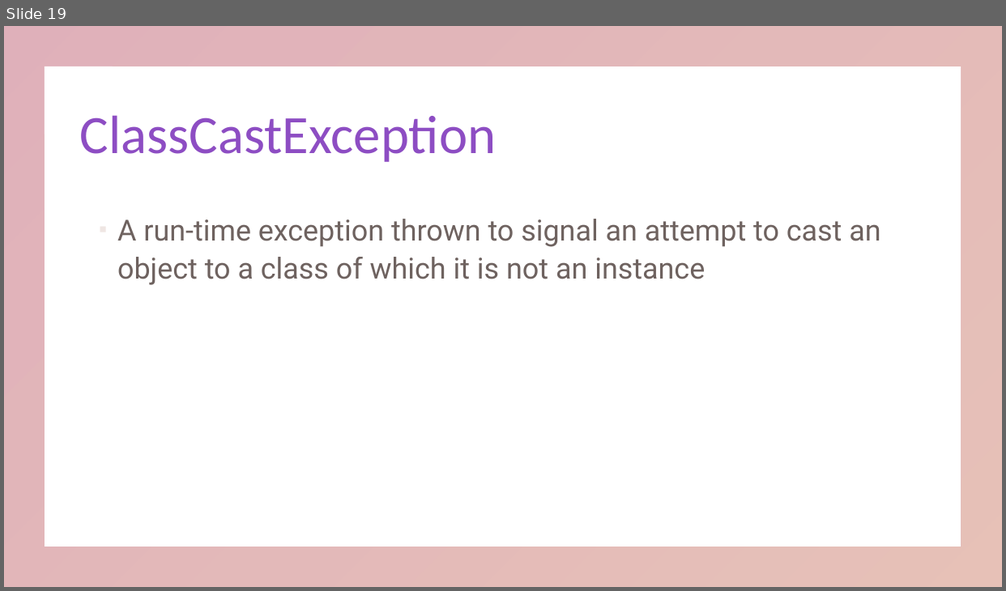
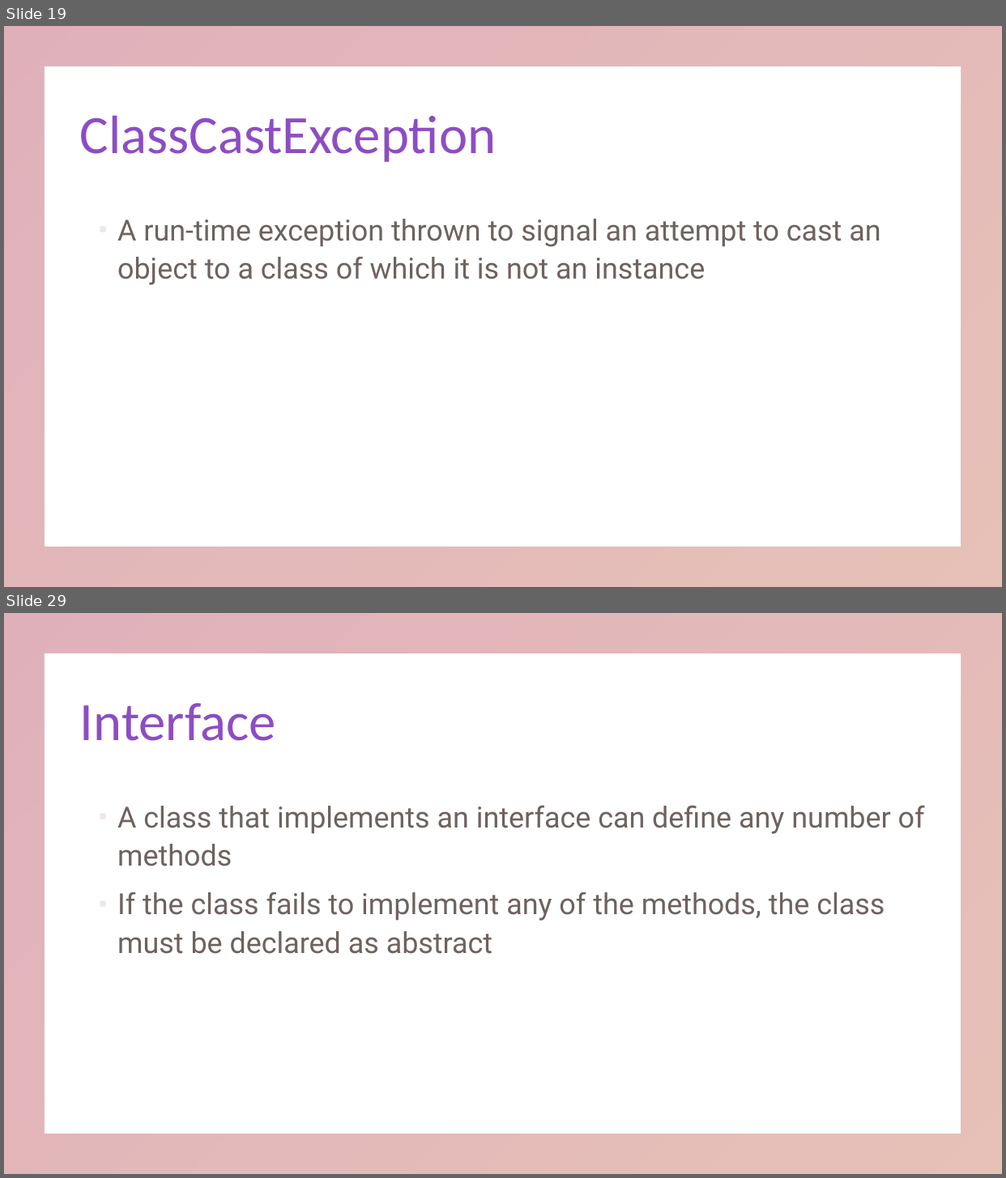
Before and after one commit to KarinaSang/Teaching, a slide deck: AP Java/Week4/Week4.pptx. Shown one above the other, each under a label of ours: slide 19 before the commit, slides 19 and 29 after it; the slides between them are not shown. The pictures are 1006x591 and 1006x1178 pixels, drawn with LibreOffice and Linux fonts; fonts in the diff are those of the drawing. Boxes give left, top, right and bottom in pixels: in the first picture for what was removed or moved away, otherwise in the second. Text is boxed around its words. In the diff, an @@ line names an element or a change of style, - is before the commit and + after.

```diff
--- a/AP Java/Week4/Week4.pptx
+++ b/AP Java/Week4/Week4.pptx
@@ slide 29 added at <box>4,613,1002,1174</box>, background #FFFFFF; not listed: 1 template element that a slide beside it also shows @@
@@ title added at <box>80,703,275,741</box>, 52 pt, text gradient #8D4DC3 to #C3654D @@
+Interface
@@ text added at <box>117,805,925,954</box>, 28 pt, text #31201C at 70% opacity @@
+▪ A class that implements an interface can define any number of methods
+▪ If the class fails to implement any of the methods, the class must be declared as abstract
```
Also in this commit, not shown: 10 other slides added, 3 slides removed, 22 other files.
